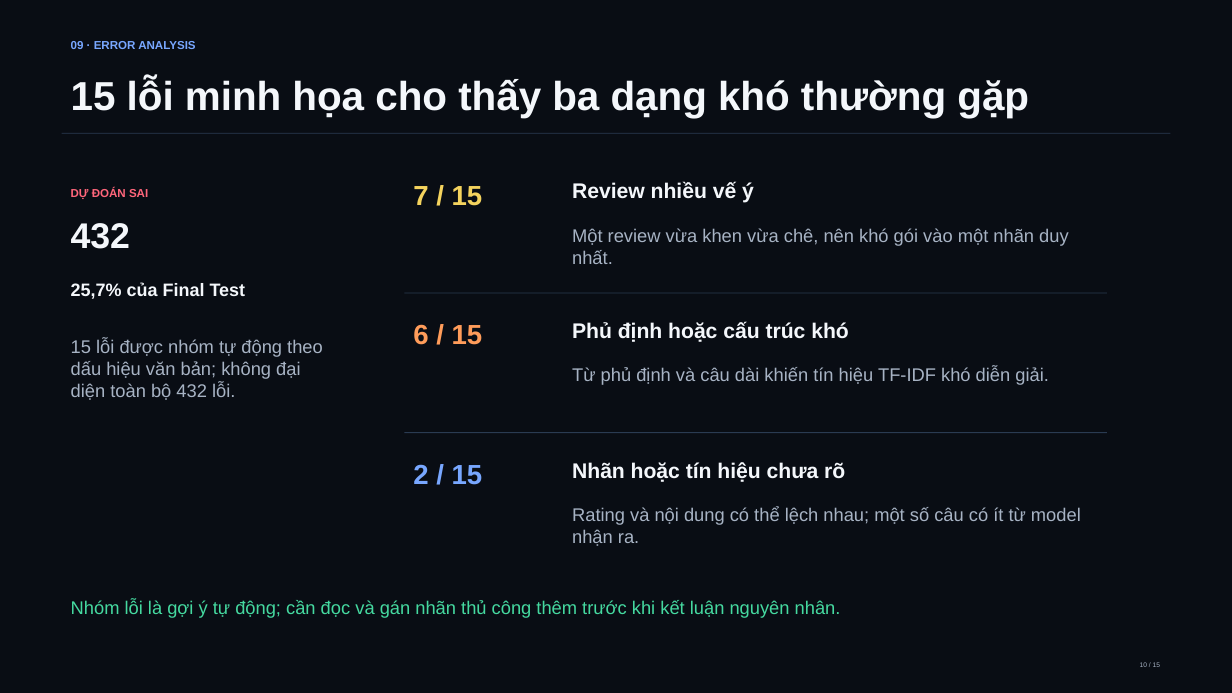
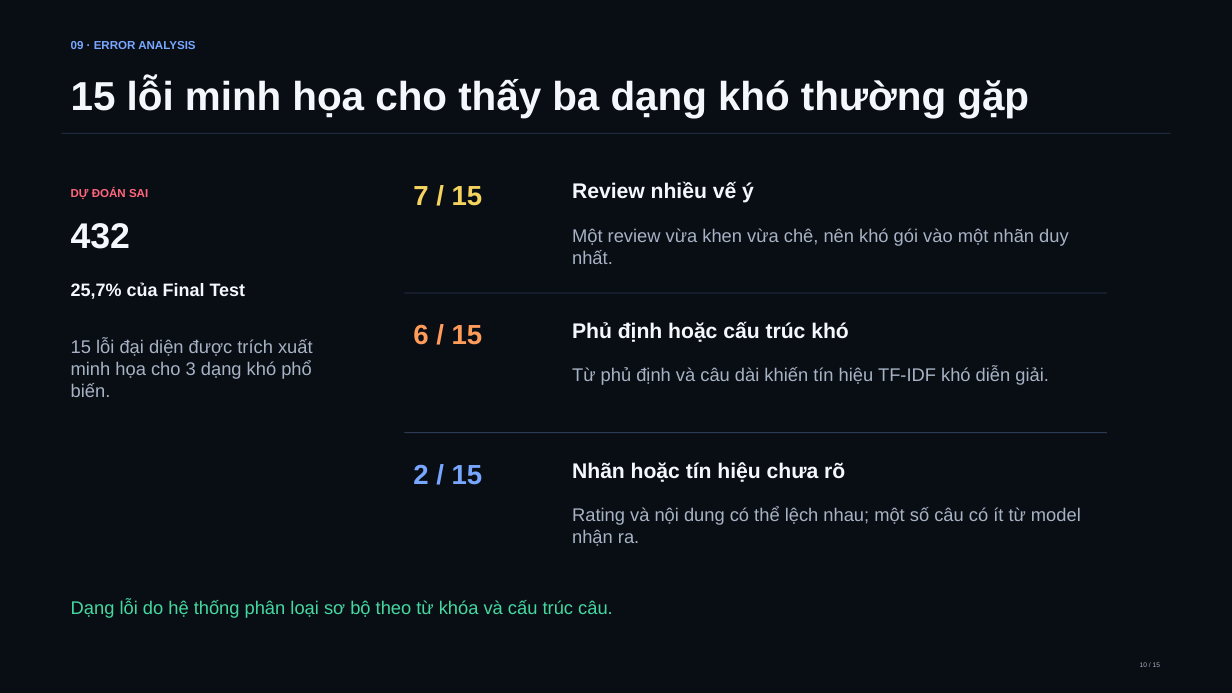
Before and after one commit to NDK2002/ML-Sentiment-Analysis-ITviec, a slide deck: slide 10 of reports/slides/ITviec_Sentiment_Analysis.pptx. Drawn at 1232x693 pixels with LibreOffice and Linux fonts; fonts in the diff are those of the drawing. Boxes give left, top, right and bottom in pixels: in the first picture for what was removed or moved away, otherwise in the second. Text is boxed around its words. In the diff, an @@ line names an element or a change of style, - is before the commit and + after.

Commit message:
docs(slides): sync presentation deck, script and Q&A with retrained_v2 metrics
- Synchronize Slide 9 metrics (Negative Recall 45.6%, error reduction -10)
- Add sample review quote box to Slide 12 (Negative 99.0%)
- Clarify error categorization wording on Slide 10
- Enrich defense Q&A on Logistic Regression vs SVM and retrained_v2
- Consolidate to single master PPTX file and sync DOCX/MD scripts

```diff
--- a/reports/slides/ITviec_Sentiment_Analysis.pptx
+++ b/reports/slides/ITviec_Sentiment_Analysis.pptx
@@ text at (x1=71, y1=339, x2=313, y2=397): text changed @@
-15 lỗi được nhóm tự động theo dấu hiệu văn bản; không đại diện toàn bộ 432 lỗi.
+15 lỗi đại diện được trích xuất minh họa cho 3 dạng khó phổ biến.
@@ text at (x1=71, y1=600, x2=613, y2=618): text changed @@
-Nhóm lỗi là gợi ý tự động; cần đọc và gán nhãn thủ công thêm trước khi kết luận nguyên nhân.
+Dạng lỗi do hệ thống phân loại sơ bộ theo từ khóa và cấu trúc câu.
```
Also in this commit, not shown: 2 other slides changed, 4 other files.
